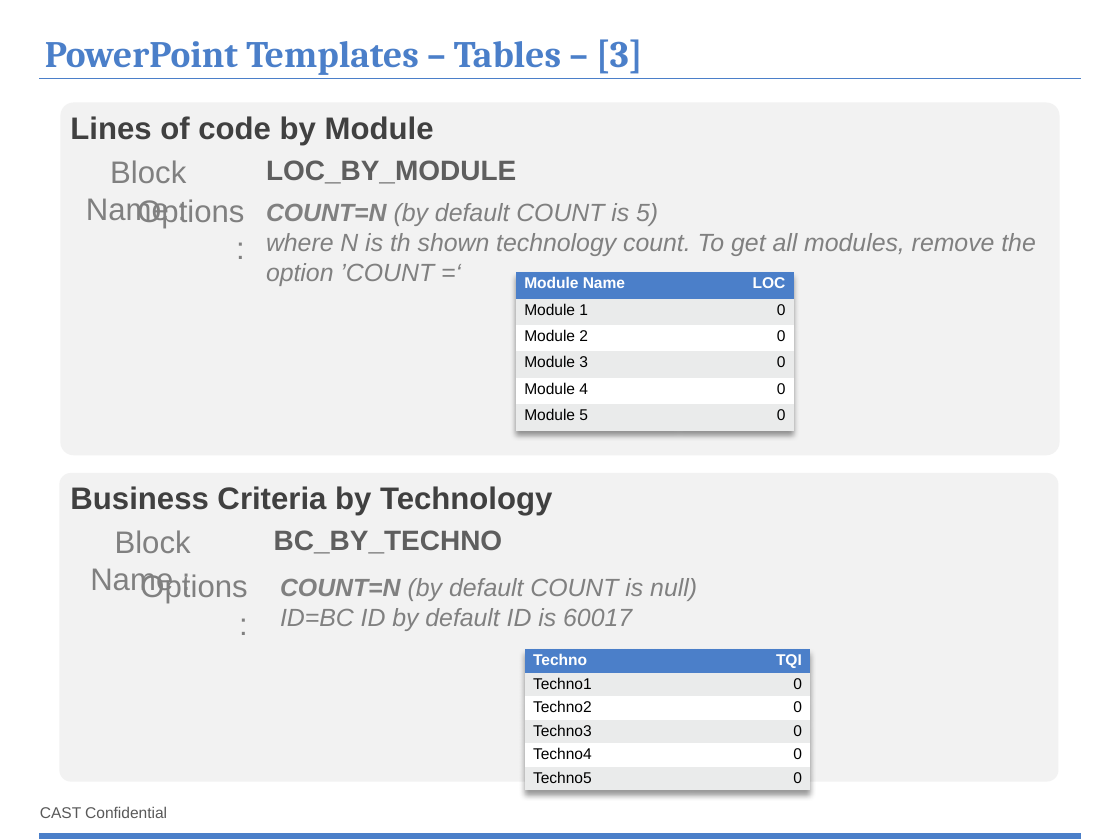
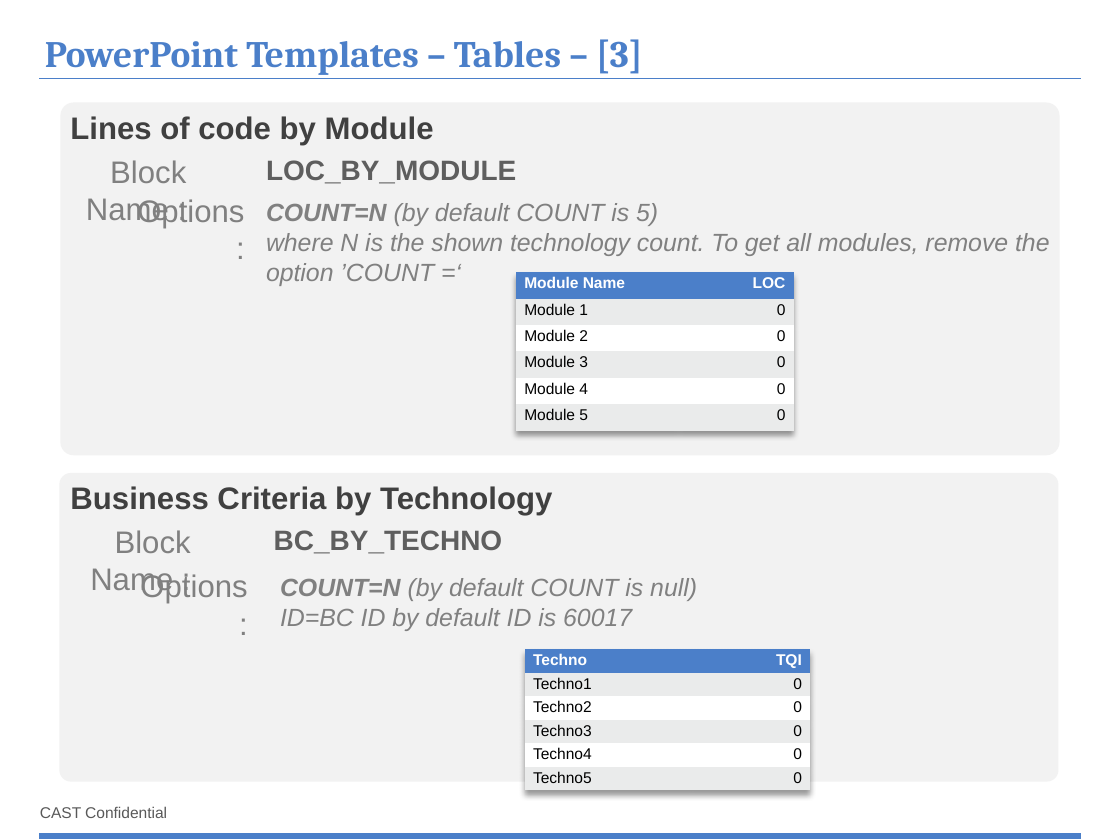
Before and after one commit to CAST-projects/ReportGenerator, a slide deck: slide 33 of CastReporting.Reporting/TemplatesFiles/1- Powerpoint-components-library.pptx. Drawn at 1120x840 pixels with LibreOffice and Linux fonts; fonts in the diff are those of the drawing; background and template pictures are left out. Boxes give left, top, right and bottom in pixels: in the first picture for what was removed or moved away, otherwise in the second. Text is boxed around its words. In the diff, an @@ line names an element or a change of style, - is before the commit and + after.

Commit message:
REPORTGEN-234 : fis issues in templates

```diff
--- a/CastReporting.Reporting/TemplatesFiles/1- Powerpoint-components-library.pptx
+++ b/CastReporting.Reporting/TemplatesFiles/1- Powerpoint-components-library.pptx
@@ text at <box>266,233,1050,286</box>: text changed @@
-where N is th shown technology count. To get all modules, remove the option ’COUNT =‘
+where N is the shown technology count. To get all modules, remove the option ’COUNT =‘
```
Also in this commit, not shown: 5 other slides changed, 1 other file.
